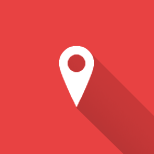
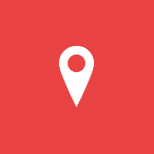
Layer changes from the first 154 x 154 image to the second:
hid "Layer 2" over [67, 52, 154, 154]
